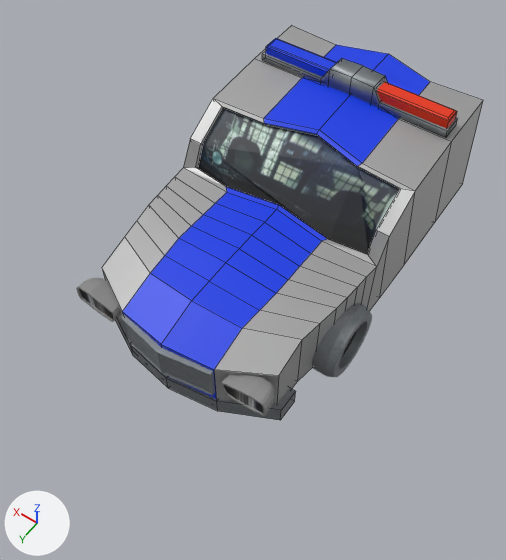
An edit to the Blender file src/minigames/ladronesDeDiamantes/car.blend, drawn before and after from the same camera.
One viewpoint serves both versions: a 50 mm camera at (-23.6, 21.0, 49.7) aimed at (-2.2, -8.9, 2.7). Lighting does not change. The marker at lower left points along +X, +Y and +Z. Mesh edges are drawn as thin lines on the coarser meshes.

The first picture shows 'CAR', 'LIGHT', 'LIGHT.001', 'bumper', 'lightBLUE', 'lightRED', 'lightsbase', 'lower bumper', 'wheels'.
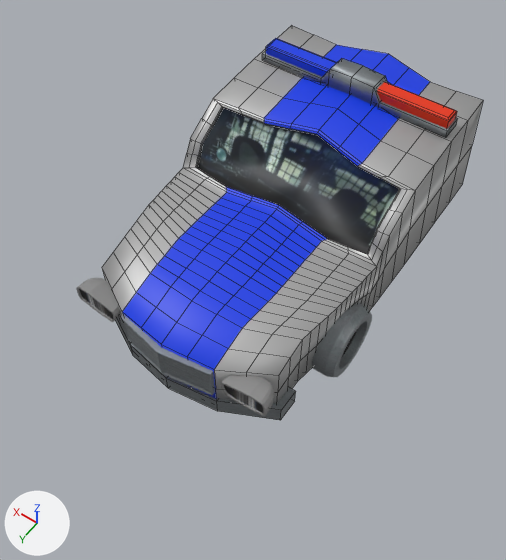
Where the change shows, as pixel boxes (x1, y1, x2, y2) in the pictures (506 x 560 px):
part 1 of me_cube, added
    after: (102, 25, 483, 403)

The change in detail:
me_cube is used by ob_car; location (0.0, -8.49, 1.92); scale (10.1, 9.21, 2.3).
me_cube had 141 vertices, 135 faces and spanned x -1.07..0.94, y -2.8..1.07, z -1.61..4.03.
me_cube now has 549 vertices, 537 faces and spans x -1.07..0.94, y -2.8..1.07, z -1.61..4.03.
me_cube part 1: 408 vertices added at x -1.07..0.94, y -2.67..1.07, z -1.61..3.99.
me_cube part 2: the surface is now shaded smooth.
